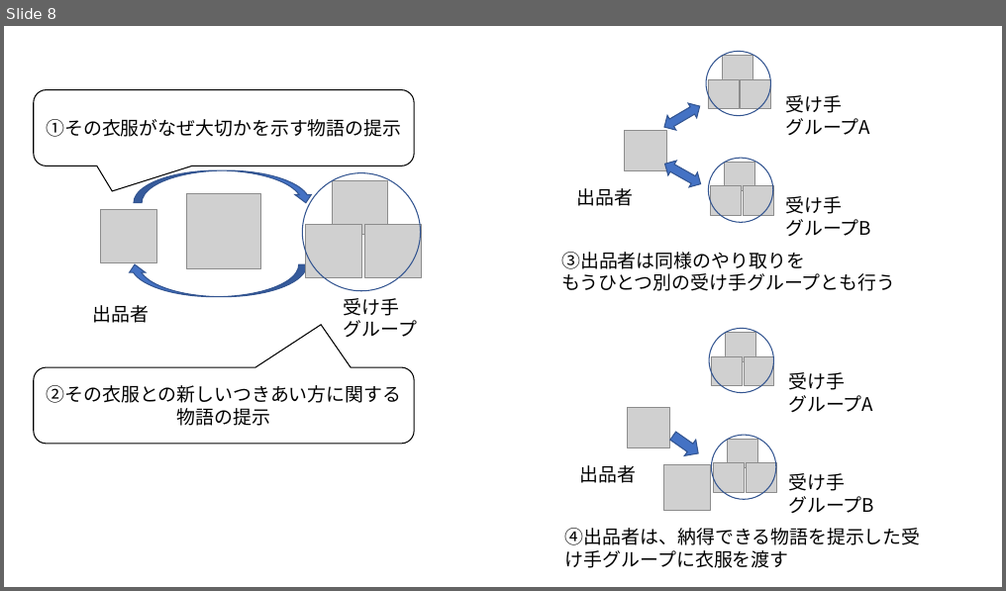
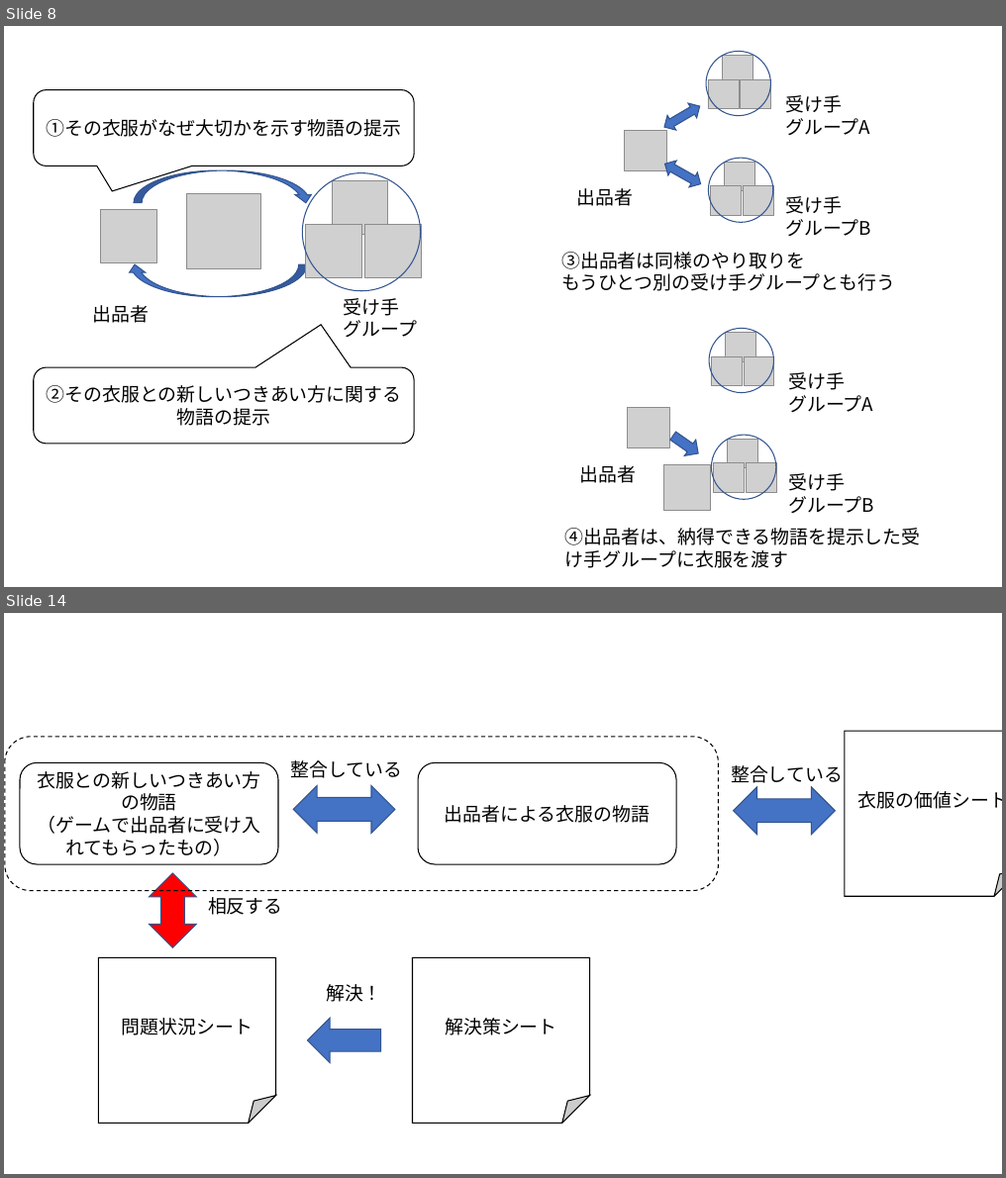
Before and after one commit to oyamadashin/remote, a slide deck: 図/図.pptx. Shown one above the other, each under a label of ours: slide 8 before the commit, slides 8 and 14 after it; the slides between them are not shown. The pictures are 1006x591 and 1006x1178 pixels, drawn with LibreOffice and Linux fonts; fonts in the diff are those of the drawing; grey boxes stand for pictures. Boxes give left, top, right and bottom in pixels: in the first picture for what was removed or moved away, otherwise in the second. Text is boxed around its words. In the diff, an @@ line names an element or a change of style, - is before the commit and + after.

```diff
--- a/図/図.pptx
+++ b/図/図.pptx
@@ slide 14 added at box(4, 613, 1002, 1174), background #FFFFFF @@
@@ folded corner added at box(845, 731, 1002, 897), fill #FFFFFF, outline #000000 1 pt, 18 pt, text #000000 @@
+衣服の価値シート
@@ rounded rectangle added at box(5, 737, 718, 891), outline #000000 1 pt dashed @@
@@ text added at box(291, 761, 403, 778), 18 pt, text #000000 @@
+整合している
@@ rounded rectangle added at box(20, 762, 278, 864), fill #FFFFFF, outline #000000 1 pt, 18 pt, text #000000 @@
+衣服との新しいつきあい方の物語
+（ゲームで出品者に受け入れてもらったもの）
@@ up down arrow added at box(293, 786, 395, 834), fill #4472C4, outline #325491 1 pt @@
@@ rounded rectangle added at box(418, 762, 676, 864), fill #FFFFFF, outline #000000 1 pt, 18 pt, text #000000 @@
+出品者による衣服の物語
@@ text added at box(731, 765, 843, 787), 18 pt, text #000000 @@
+整合している
@@ up down arrow added at box(734, 787, 836, 834), fill #4472C4, outline #325491 1 pt @@
@@ up down arrow added at box(150, 873, 196, 948), fill #FF0000, outline #325491 1 pt @@
@@ text added at box(208, 897, 283, 915), 18 pt, text #000000 @@
+相反する
@@ folded corner added at box(98, 959, 275, 1124), fill #FFFFFF, outline #000000 1 pt, 18 pt, text #000000 @@
+問題状況シート
@@ folded corner added at box(413, 959, 590, 1124), fill #FFFFFF, outline #000000 1 pt, 18 pt, text #000000 @@
+解決策シート
@@ text added at box(326, 984, 382, 1002), 18 pt, text #000000 @@
+解決！
@@ right arrow added at box(307, 1018, 380, 1062), fill #4472C4, outline #325491 1 pt @@
```
Also in this commit, not shown: 3 slides changed, 6 other slides added, 18 other files.
